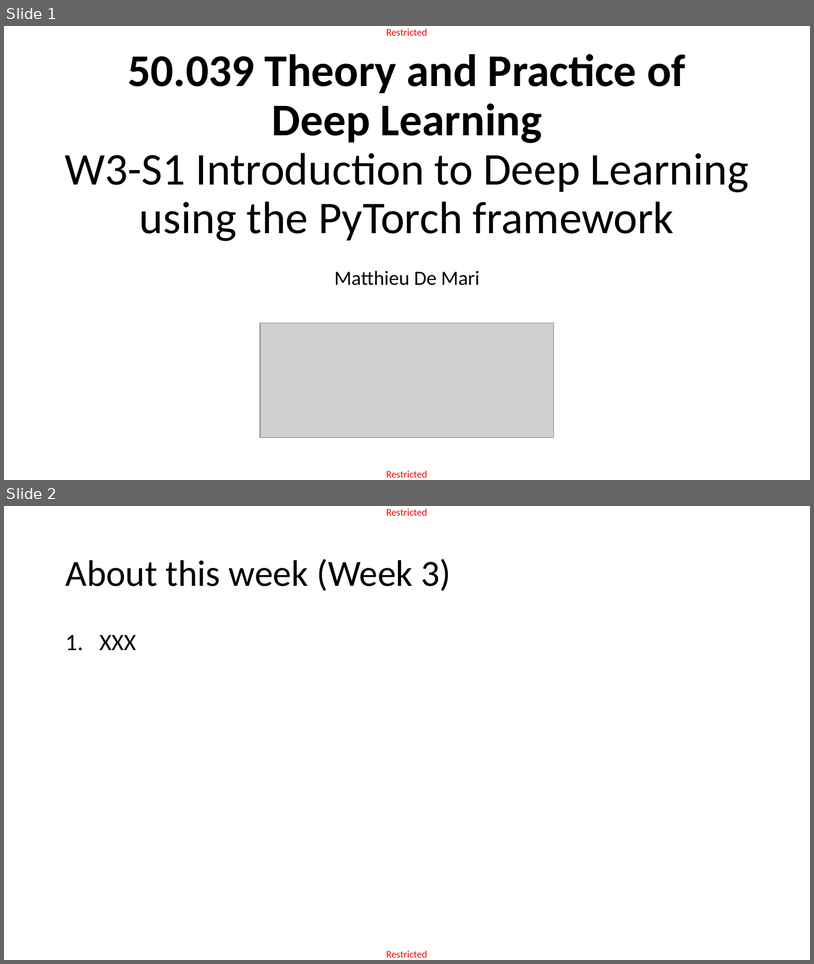
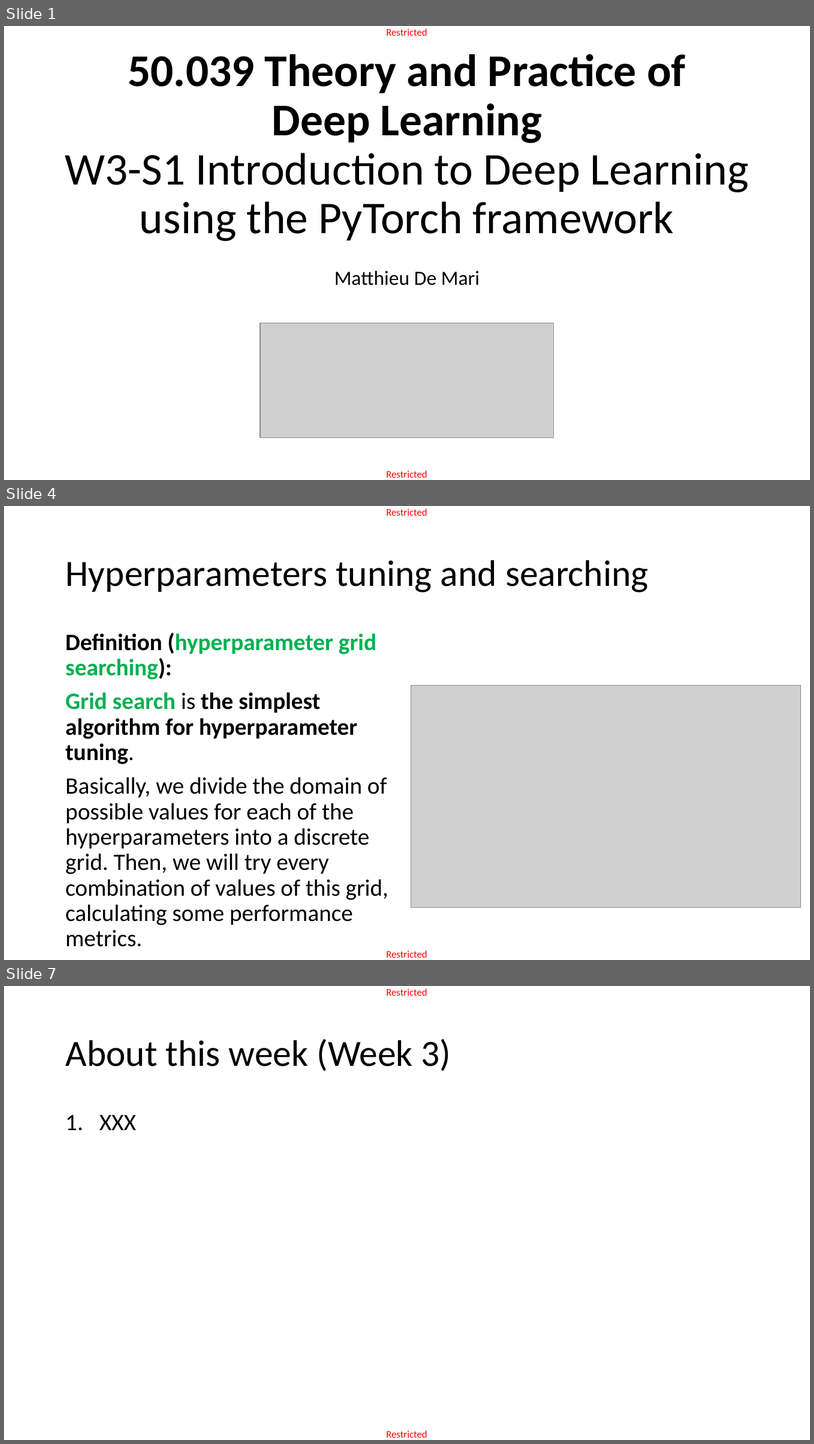
Before and after one commit to matthieudemari/SUTD_DL_50_039, a slide deck: W3/0. All/W3.pptx. Shown one above the other, each under a label of ours: slides 1 and 2 before the commit, slides 1, 4 and 7 after it; the slides between them are not shown. The pictures are 814x964 and 814x1444 pixels, drawn with LibreOffice and Linux fonts; fonts in the diff are those of the drawing; grey boxes stand for pictures. Boxes give left, top, right and bottom in pixels: in the first picture for what was removed or moved away, otherwise in the second. Text is boxed around its words. In the diff, an @@ line names an element or a change of style, - is before the commit and + after.

```diff
--- a/W3/0. All/W3.pptx
+++ b/W3/0. All/W3.pptx
@@ slide 4 added at box(4, 506, 810, 960), background #FFFFFF; not listed: 2 template elements that a slide beside it also shows @@
@@ title added at box(65, 560, 648, 592), 44 pt, text #000000 @@
+Hyperparameters tuning and searching
@@ text added at box(65, 633, 389, 946), 28 pt, text #000000 @@
+Definition (hyperparameter grid searching):
+Grid search is the simplest algorithm for hyperparameter tuning.
+Basically, we divide the domain of possible values for each of the hyperparameters into a discrete grid. Then, we will try every combination of values of this grid, calculating some performance metrics.
@@ picture added at box(412, 685, 801, 907) @@
@@ what was slide 2 is now slide 7 @@
```
Also in this commit, not shown: 14 other slides added, 3 slides removed, 1 other file.
